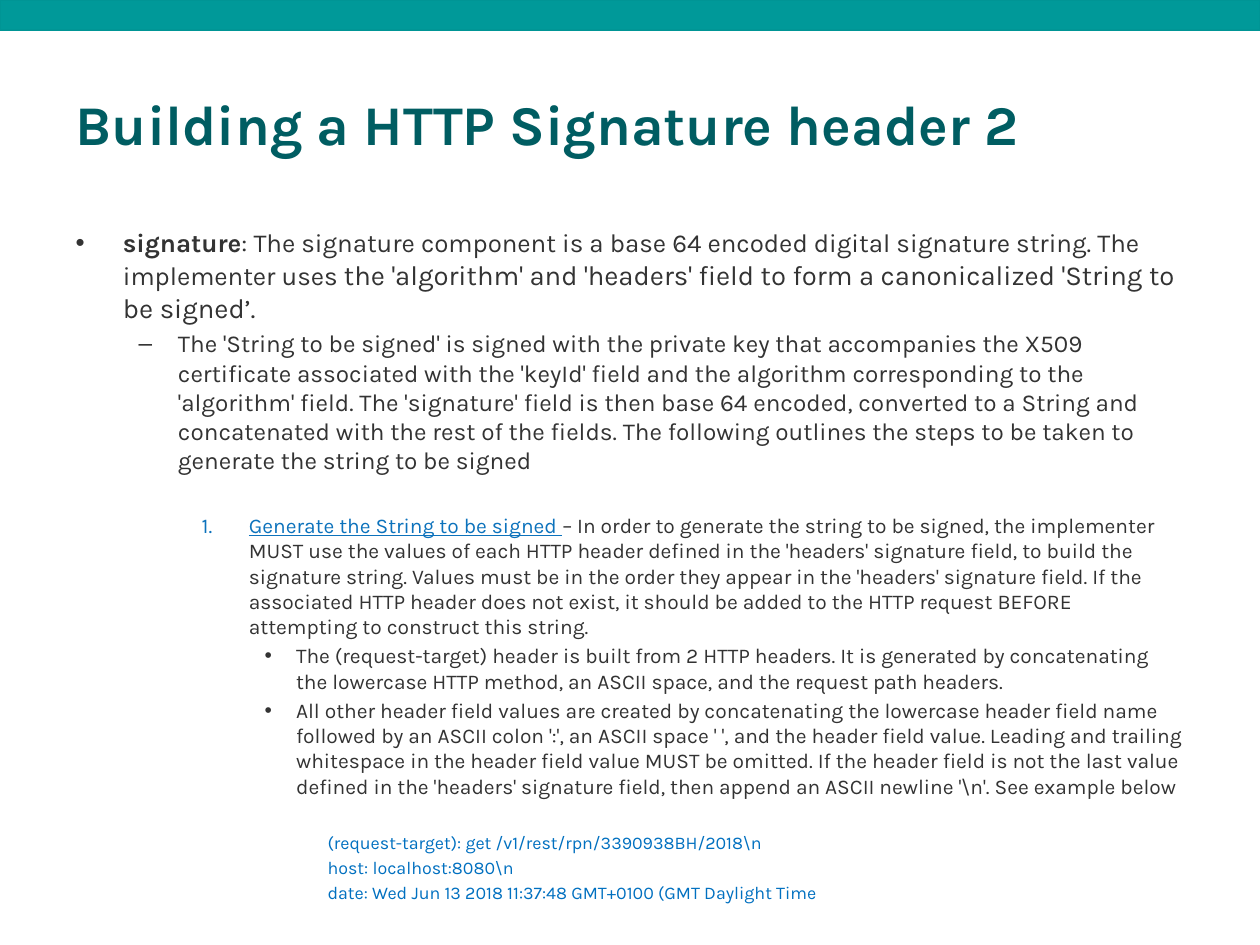
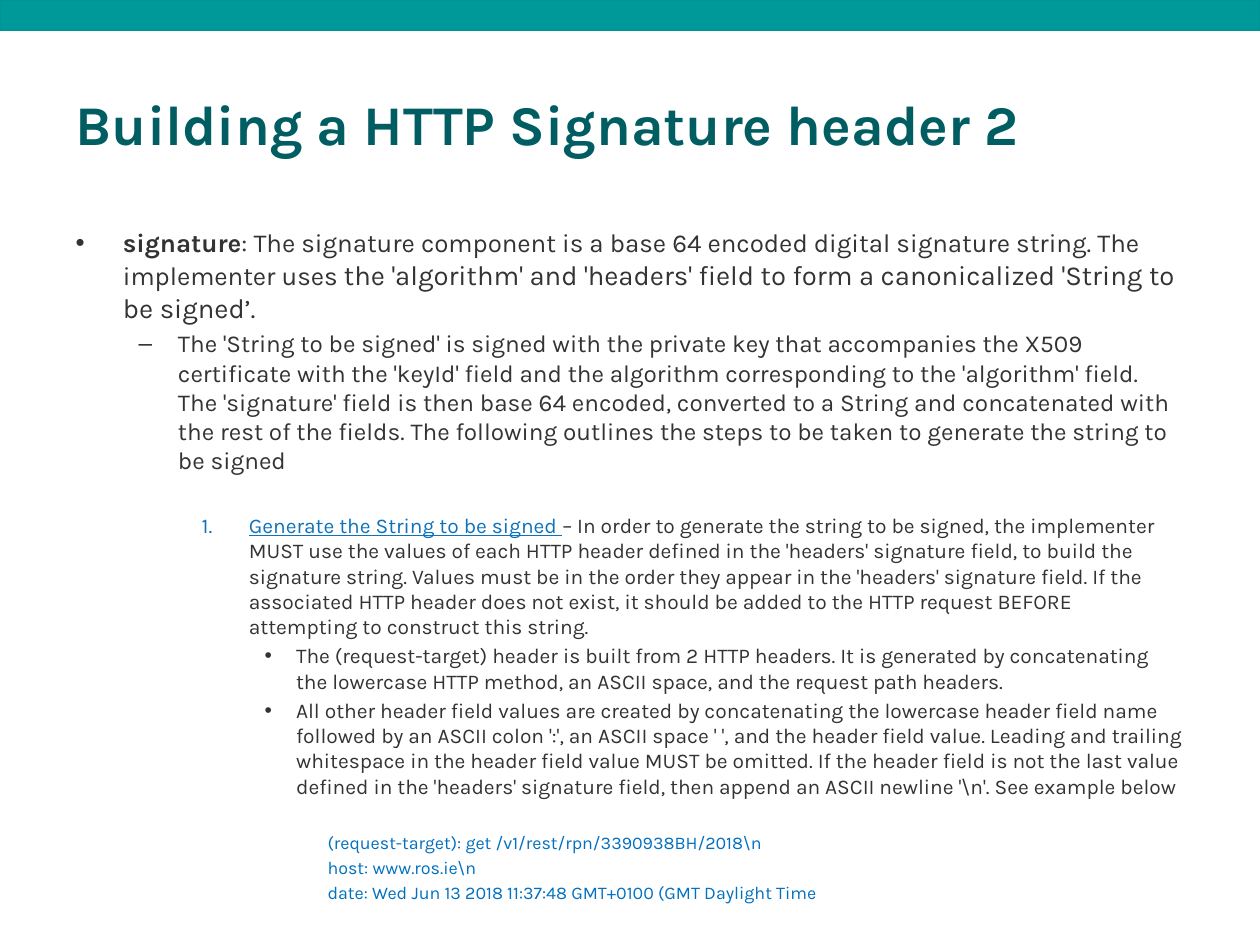
Before and after one commit to revtestaccount/paye-employers-documentation, a slide deck: slide 8 of examples/REST Request Authentication_V1.pptx. Drawn at 1260x945 pixels with LibreOffice and Linux fonts; fonts in the diff are those of the drawing. Boxes give left, top, right and bottom in pixels: in the first picture for what was removed or moved away, otherwise in the second. Text is boxed around its words. In the diff, an @@ line names an element or a change of style, - is before the commit and + after.

```diff
--- a/examples/REST Request Authentication_V1.pptx
+++ b/examples/REST Request Authentication_V1.pptx
@@ text at bbox=[123, 233, 1182, 854]: text changed @@
-    host: localhost:8080\n
+    host: www.ros.ie\n
@@ text at bbox=[178, 335, 1169, 475]: text changed @@
-  – The 'String to be signed' is signed with the private key that accompanies the X509 certificate associated with the 'keyId' field and the algorithm corresponding to the 'algorithm' field. The 'signature' field is then base 64 encoded, converted to a String and concatenated with the rest of the fields. The following outlines the steps to be taken to generate the string to be signed
+  – The 'String to be signed' is signed with the private key that accompanies the X509 certificate with the 'keyId' field and the algorithm corresponding to the 'algorithm' field. The 'signature' field is then base 64 encoded, converted to a String and concatenated with the rest of the fields. The following outlines the steps to be taken to generate the string to be signed
```
Also in this commit, not shown: 9 other files.
